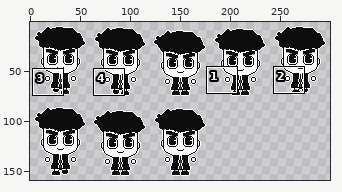
File history of a sprite sheet, Assets/Resources/Player/Sprites/Wizard/Spritesheets/w_front_run.png. The first picture is a wide view before the edit; the outline marks the close-up.
Close-up. Before:
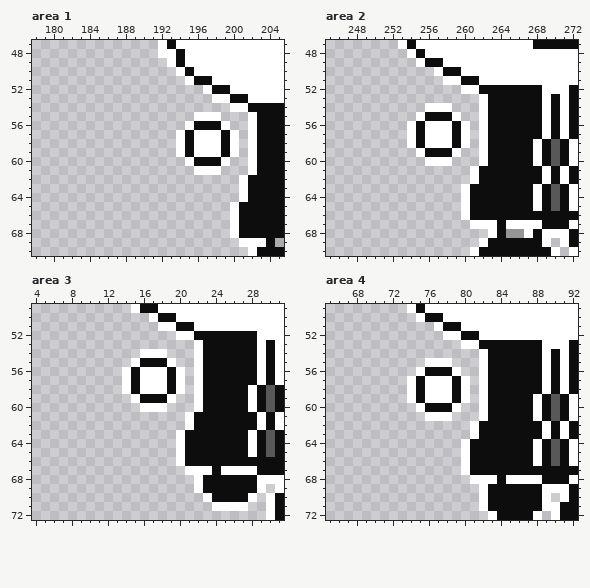
The file is 300x160 pixels. Shown: area 1: x 178..205, y 47..70; area 2: x 245..272, y 47..70; area 3: x 4..31, y 49..72; area 4: x 65..92, y 49..72. The wide view leaves out empty margins. The commit also changed other parts of the picture, which this record leaves out.
And afterwards:
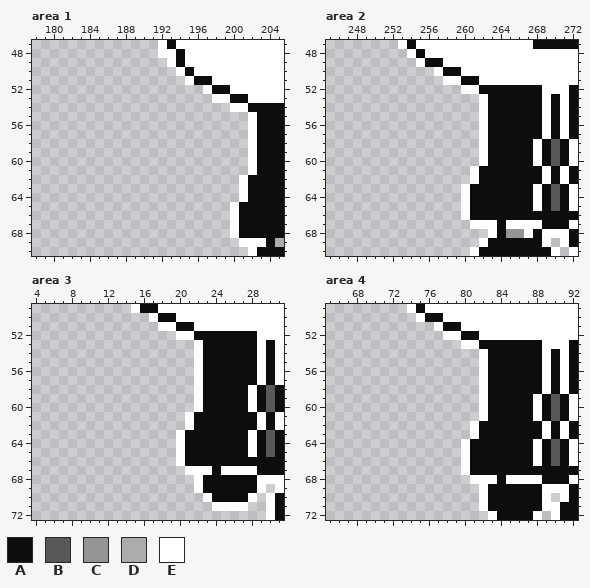
Palette (. is transparent): A #0d0d0d  B #585858  C #959595  D #acacab  E #ffffff
What changed:
Changed rows in their new state; - is an unchanged pixel.
Area 1:
first column x 194:
55 --...--
56 -.....-
57 .......
58 .......
59 .......
60 -.....-
61 --...--
Area 2:
first column x 254:
54 --...--
55 -.....-
56 .......
57 .......
58 .......
59 -.....-
60 --...--
Area 3:
first column x 14:
54 --...--
55 -.....-
56 .......
57 .......
58 .......
59 -.....-
60 --...--
Area 4:
first column x 74:
55 --...--
56 -.....-
57 .......
58 .......
59 .......
60 -.....-
61 --...--
Pixel boxes of the changes (left, top, right, bottom) in both close-ups:
erased: (176, 112, 239, 175)
erased: (407, 103, 470, 166)
erased: (122, 349, 185, 412)
erased: (407, 358, 470, 421)
